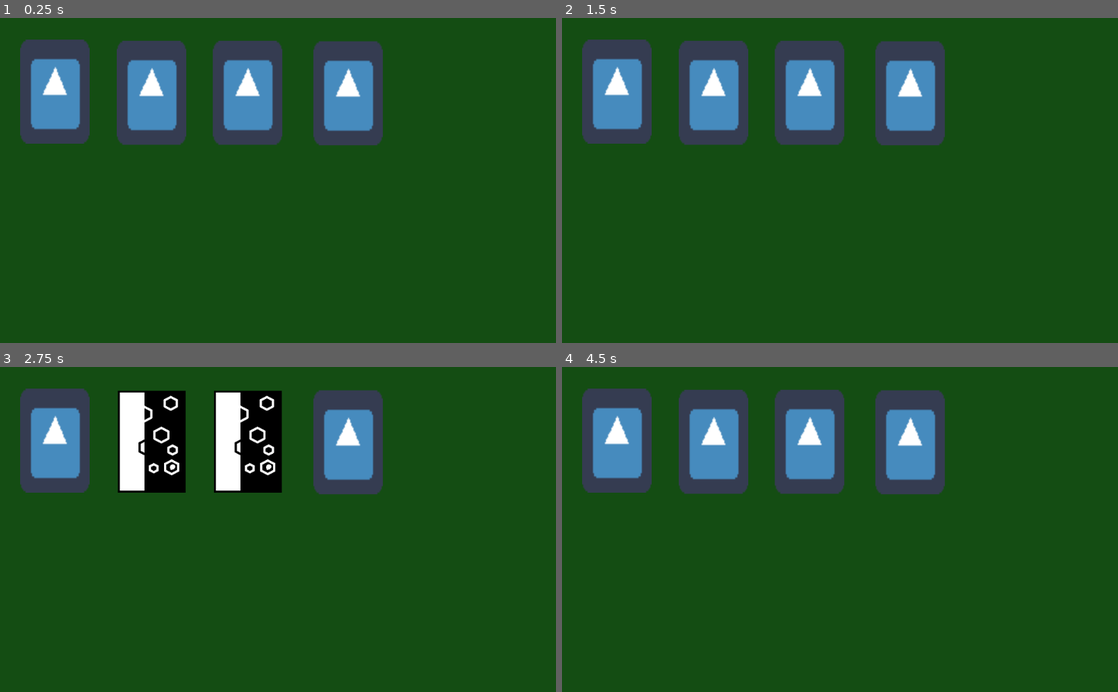
Above: before the commit, frames 1-4 (two rows, left to right).
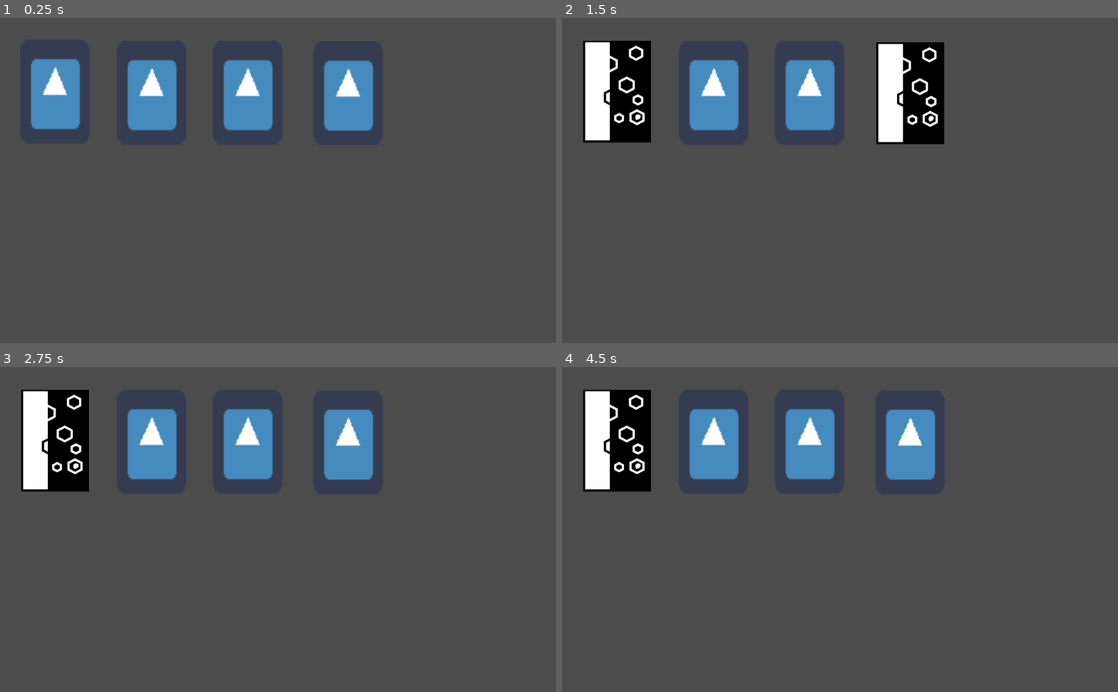
Above: after the commit, the same moments.

Repository: mozzli/memo
Game: Godot game, scene res://Node2D.tscn
Same seed, same stepped clock (60 frames per second), same inputs: the game is played once before the commit and once after it. The engine's default icon, where the game draws it, is replaced by a stand-in: a white triangle on a blue panel in a dark square.
Inputs (mouse positions are in pixels of both pictures, inside the frame that each line leads up to):
- Up to frame 1 (0.25 s): no input
- Up to frame 2 (1.5 s): tap Enter at 0.5 s; move the mouse to (617, 92) at 0.52 s; click (617, 92) at 0.67 s; tap Space at 1.25 s; move the mouse to (906, 96) at 1.27 s; click (906, 96) at 1.42 s
- Up to frame 3 (2.75 s): tap Enter at 2 s; move the mouse to (333, 458) at 2.02 s; click (333, 458) at 2.17 s
- Up to frame 4 (4.5 s): tap Space at 2.75, 4.25 s; move the mouse to (812, 594) at 2.77 s; click (812, 594) at 2.92 s; tap Enter at 3.5 s; move the mouse to (1006, 578) at 3.52 s; click (1006, 578) at 3.67 s; move the mouse to (673, 480) at 4.27 s; click (673, 480) at 4.42 s

The runs differ from the first frame. In frame 1, 84% of the frame differs, in the area x 0-100%, y 0-100%; in frame 2, 92%; in frame 3, 96%; in frame 4, 88%.

Commit message:
drugi_commit

Diff:
--- a/Node2D.tscn
+++ b/Node2D.tscn
@@ -1,38 +1,42 @@
-[gd_scene load_steps=7 format=2]
+[gd_scene load_steps=8 format=2]
 
 [ext_resource path="res://icon.png" type="Texture" id=1]
 [ext_resource path="res://sprites/cards/card_1.png" type="Texture" id=2]
 [ext_resource path="res://card_1.gd" type="Script" id=3]
 [ext_resource path="res://card_2.gd" type="Script" id=4]
+[ext_resource path="res://card_4.gd" type="Script" id=5]
 
 [sub_resource type="RectangleShape2D" id=1]
 extents = Vector2( 62, 92.5641 )
 
-[sub_resource type="GDScript" id=3]
+[sub_resource type="GDScript" id=2]
 script/source = "extends KinematicBody2D
+
+var mouse_on = false
 
 func _input(event):
 	if event is InputEventMouseButton:
-		if event.button_index == BUTTON_LEFT and event.pressed:
+		if event.button_index == BUTTON_LEFT and event.pressed and mouse_on == true:
 			if $back.visible == true:
 				$back.visible = false
 				$front.visible = true
 			else:
 				$back.visible = true
 				$front.visible = false
+
+func _on_card_3_mouse_entered():
+	mouse_on = true
+	print(\"in\")
+
+func _on_card_3_mouse_exited():
+	mouse_on = false
+	print(\"out\")
 "
 
 [node name="Node2D" type="Node2D"]
 
-[node name="ColorRect" type="ColorRect" parent="."]
-margin_right = 1026.0
-margin_bottom = 605.0
-color = Color( 0.0823529, 0.305882, 0.0784314, 1 )
-__meta__ = {
-"_edit_use_anchors_": false
-}
-
 [node name="card_1" type="KinematicBody2D" parent="."]
+input_pickable = true
 script = ExtResource( 3 )
 __meta__ = {
 "_edit_group_": true,
@@ -52,11 +56,12 @@
 
 [node name="CollisionShape2D" type="CollisionShape2D" parent="card_1"]
 position = Vector2( 100, 139 )
+z_index = 2
 shape = SubResource( 1 )
-one_way_collision = true
 
 [node name="card_2" type="KinematicBody2D" parent="."]
 position = Vector2( 178, 2 )
+input_pickable = true
 script = ExtResource( 4 )
 __meta__ = {
 "_edit_group_": true
@@ -79,7 +84,8 @@
 
 [node name="card_3" type="KinematicBody2D" parent="."]
 position = Vector2( 355, 2 )
-script = SubResource( 3 )
+input_pickable = true
+script = SubResource( 2 )
 __meta__ = {
 "_edit_group_": true
 }
@@ -101,7 +107,8 @@
 
 [node name="card_4" type="KinematicBody2D" parent="."]
 position = Vector2( 540, 3 )
-script = ExtResource( 3 )
+input_pickable = true
+script = ExtResource( 5 )
 __meta__ = {
 "_edit_group_": true
 }
@@ -122,4 +129,9 @@
 shape = SubResource( 1 )
 [connection signal="mouse_entered" from="card_1" to="card_1" method="_on_card_1_mouse_entered"]
 [connection signal="mouse_exited" from="card_1" to="card_1" method="_on_card_1_mouse_exited"]
-[connection signal="input_event" from="card_4" to="card_4" method="_on_card_1_input_event"]
+[connection signal="mouse_entered" from="card_2" to="card_2" method="_on_card_2_mouse_entered"]
+[connection signal="mouse_exited" from="card_2" to="card_2" method="_on_card_2_mouse_exited"]
+[connection signal="mouse_entered" from="card_3" to="card_3" method="_on_card_3_mouse_entered"]
+[connection signal="mouse_exited" from="card_3" to="card_3" method="_on_card_3_mouse_exited"]
+[connection signal="mouse_entered" from="card_4" to="card_4" method="_on_card_4_mouse_entered"]
+[connection signal="mouse_exited" from="card_4" to="card_4" method="_on_card_4_mouse_exited"]
--- a/card_2.gd
+++ b/card_2.gd
@@ -1,11 +1,22 @@
 extends KinematicBody2D
+
+var mouse_on = false
 
 func _input(event):
 	if event is InputEventMouseButton:
-		if event.button_index == BUTTON_LEFT and event.pressed:
+		if event.button_index == BUTTON_LEFT and event.pressed and mouse_on == true:
 			if $back.visible == true:
 				$back.visible = false
 				$front.visible = true
 			else:
 				$back.visible = true
 				$front.visible = false
+
+func _on_card_2_mouse_entered():
+	mouse_on = true
+	print("in")
+
+
+func _on_card_2_mouse_exited():
+	mouse_on = false
+	print("out")
--- /dev/null
+++ b/card_4.gd
@@ -0,0 +1,22 @@
+extends KinematicBody2D
+
+var mouse_on = false
+
+func _input(event):
+	if event is InputEventMouseButton:
+		if event.button_index == BUTTON_LEFT and event.pressed and mouse_on == true:
+			if $back.visible == true:
+				$back.visible = false
+				$front.visible = true
+			else:
+				$back.visible = true
+				$front.visible = false
+
+func _on_card_4_mouse_entered():
+	mouse_on = true
+	print("in")
+
+
+func _on_card_4_mouse_exited():
+	mouse_on = false
+	print("out")
--- /dev/null
+++ b/main.gd
@@ -0,0 +1,16 @@
+extends Node2D
+
+
+# Declare member variables here. Examples:
+# var a = 2
+# var b = "text"
+
+
+# Called when the node enters the scene tree for the first time.
+func _ready():
+	pass # Replace with function body.
+
+
+# Called every frame. 'delta' is the elapsed time since the previous frame.
+#func _process(delta):
+#	pass
